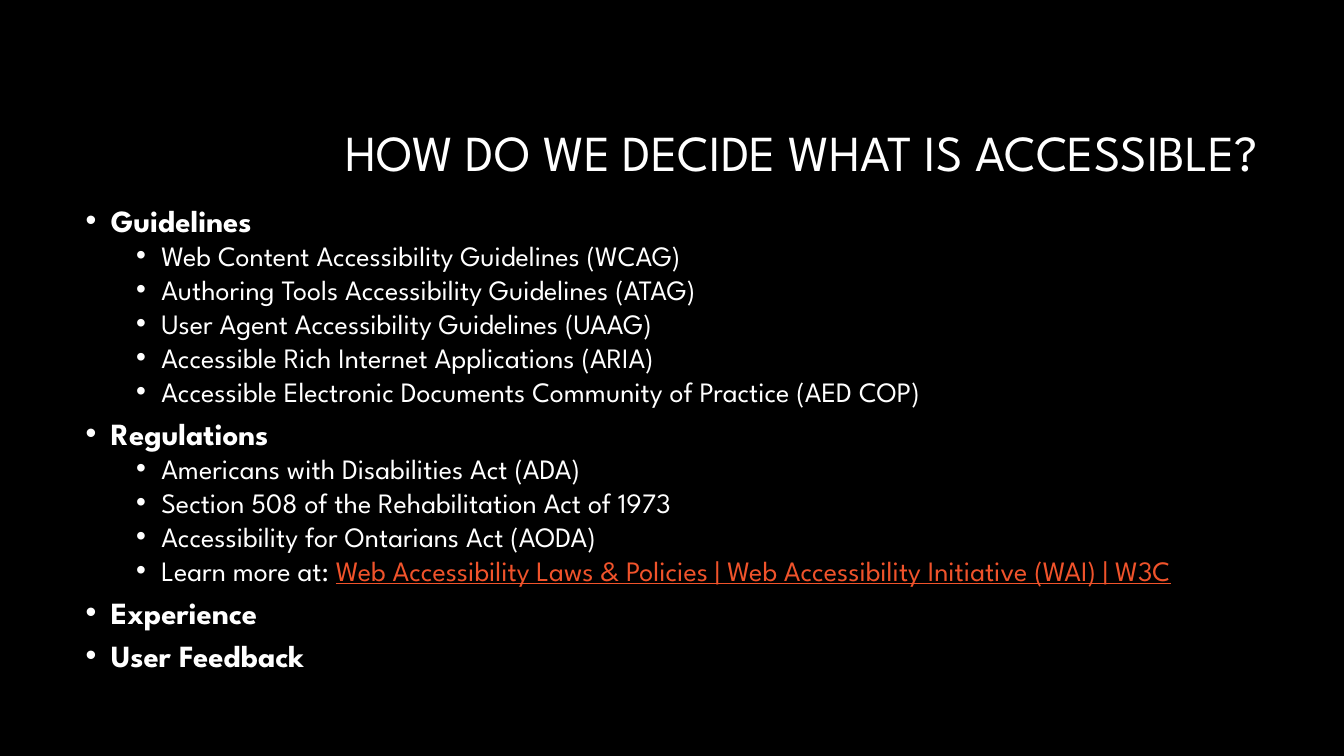
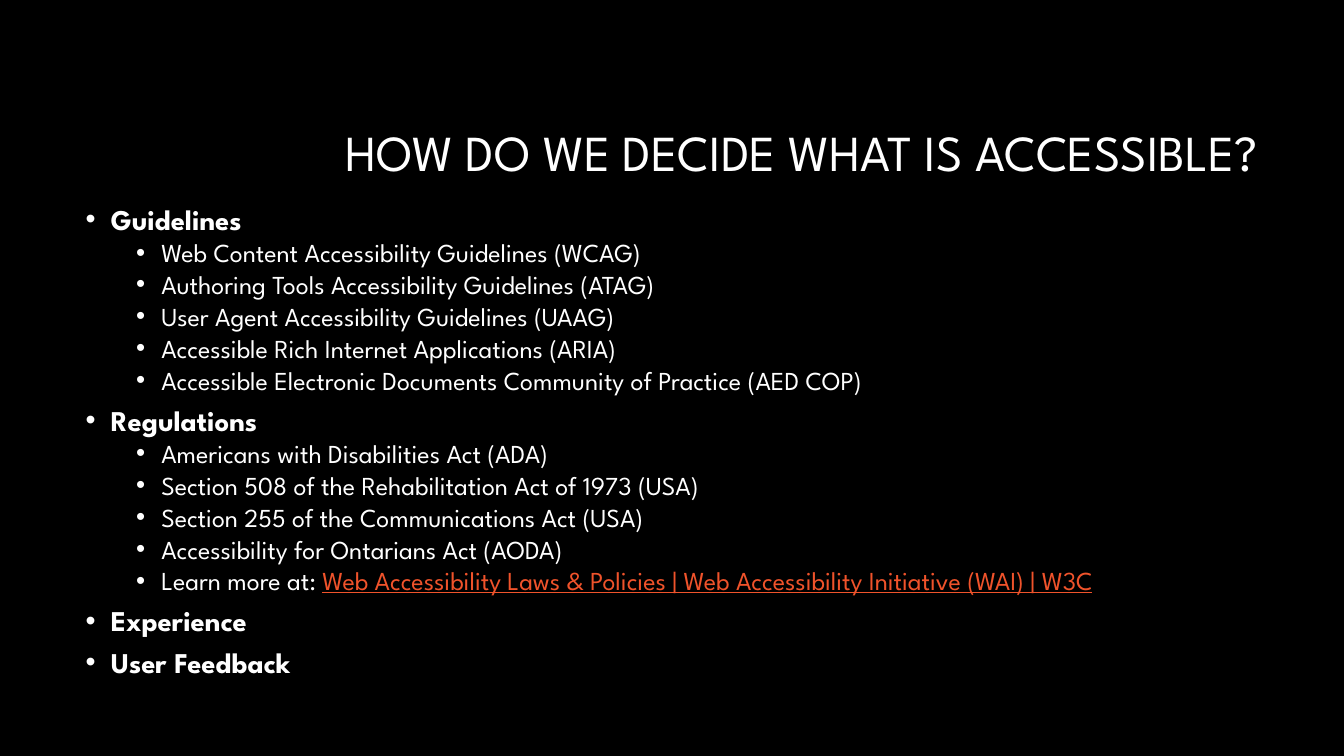
Before and after one commit to CorgiDev/A11y-Materials, a slide deck: slide 6 of Presenations/2023 Presentations/AccessibilityTesting101.pptx. Drawn at 1344x756 pixels with LibreOffice and Linux fonts; fonts in the diff are those of the drawing; background and template pictures are left out. Boxes give left, top, right and bottom in pixels: in the first picture for what was removed or moved away, otherwise in the second. Text is boxed around its words. In the diff, an @@ line names an element or a change of style, - is before the commit and + after.

Commit message:
Updated US and London Accessibility Testing 101

```diff
--- a/Presenations/2023 Presentations/AccessibilityTesting101.pptx
+++ b/Presenations/2023 Presentations/AccessibilityTesting101.pptx
@@ text at <box>111,210,1093,674</box>: size 22 to 20.4 pt in "Guidelines", "Regulations", "Experience", "User Feedback"; size 20 to 18.5 pt in "Web Content Accessibility Guidelines (WCAG)", "Authoring Tools Accessibility Guidelines (ATAG)", "User Agent Accessibility Guidelines (UAAG)", "Accessible Rich Internet Applications (ARIA)" and 4 more places @@
@@ text at <box>161,477,699,532</box>: text changed; size 20 to 18.5 pt @@
-  • Section 508 of the Rehabilitation Act of 1973
+  • Section 508 of the Rehabilitation Act of 1973 (USA)
+  • Section 255 of the Communications Act (USA)
```
Also in this commit, not shown: 1 other file.
